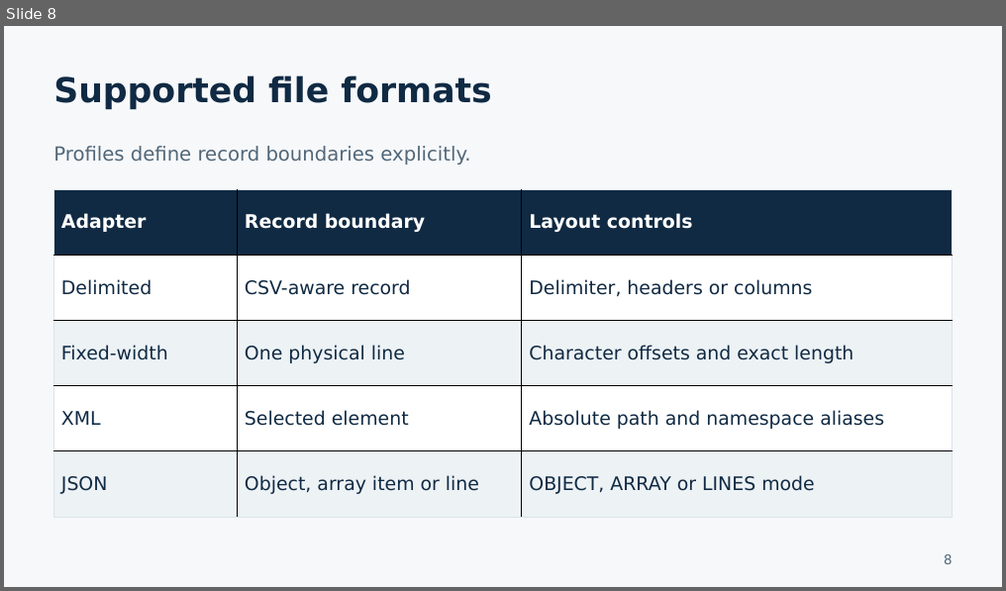
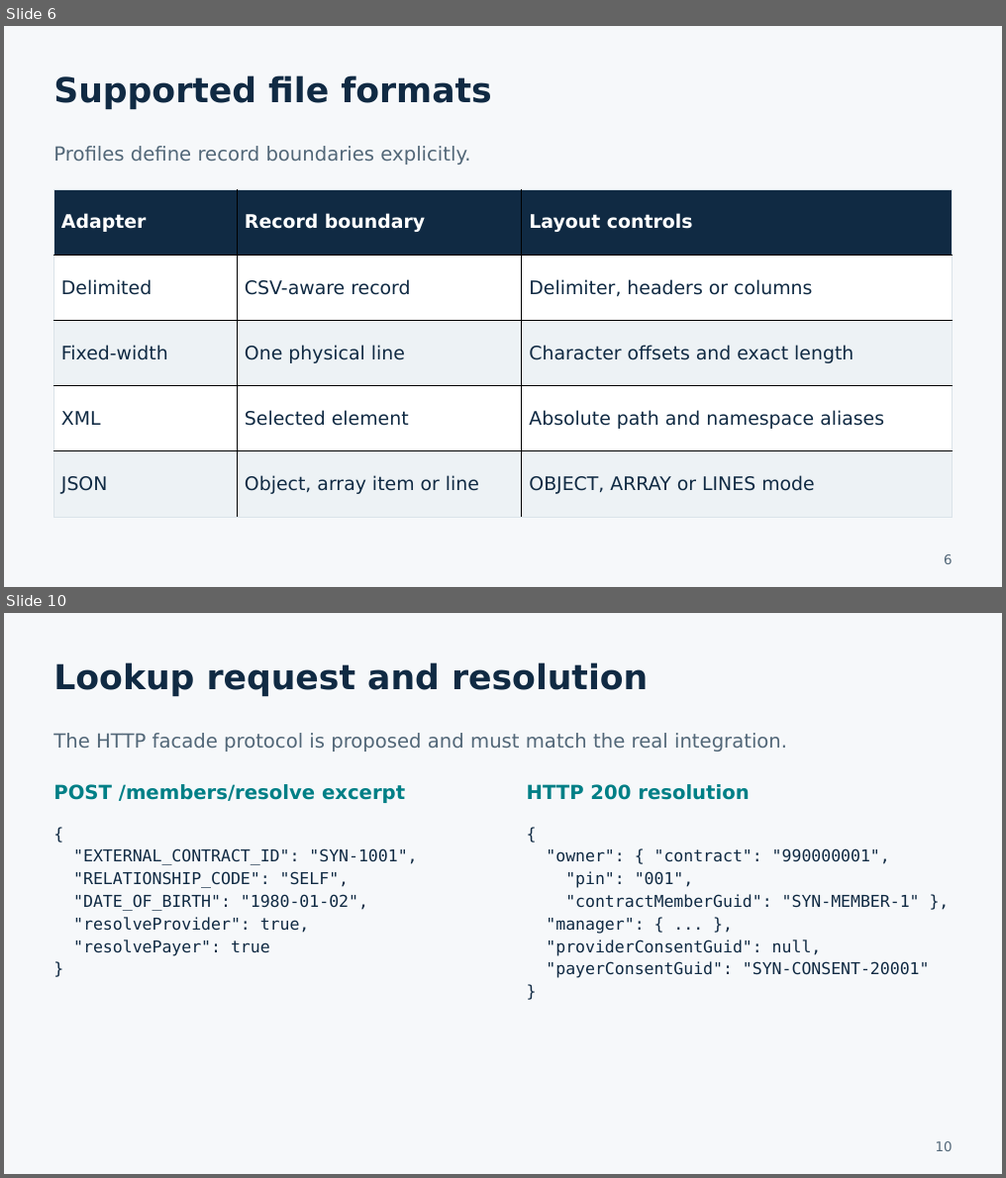
Before and after one commit to jenbrick/fileadapter, a slide deck: docs/presentations/File_Adapter_POC_Developer_Walkthrough.pptx. Shown one above the other, each under a label of ours: slide 8 before the commit, slides 6 and 10 after it; the slides between them are not shown. The pictures are 1006x591 and 1006x1178 pixels, drawn with LibreOffice and Linux fonts; fonts in the diff are those of the drawing. Boxes give left, top, right and bottom in pixels: in the first picture for what was removed or moved away, otherwise in the second. Text is boxed around its words. In the diff, an @@ line names an element or a change of style, - is before the commit and + after.

Commit message:
Add CMS consent enrichment and target-specific upserts
Support zero, one or two independently tracked consent requests per member row. Resolve owner, manager and existing consent GUIDs through an integration port, freeze member plans for recovery, and label previews with request origins.

Include nine synthetic input layouts, expected provider and payer bodies, a local HTTP mock, updated architecture and field documentation, and the 31-slide developer walkthrough.

Validation: 99 tests pass; packaged previews verified for all nine layouts; packaged HTTP enrichment and partial-success resume verified against the local mock.

```diff
--- a/docs/presentations/File_Adapter_POC_Developer_Walkthrough.pptx
+++ b/docs/presentations/File_Adapter_POC_Developer_Walkthrough.pptx
@@ slide 10 added at (4, 613, 1002, 1174), background #F6F8FA @@
@@ text added at (54, 663, 648, 696), 33 pt, text #102A43, bold @@
+Lookup request and resolution
@@ text added at (54, 733, 787, 752), 18.8 pt, text #526778 @@
+The HTTP facade protocol is proposed and must match the real integration.
@@ text added at (54, 784, 405, 803), 18.8 pt, text #007F86, bold @@
+POST /members/resolve excerpt
@@ text added at (527, 784, 748, 800), 18.8 pt, text #007F86, bold @@
+HTTP 200 resolution
@@ text added at (73, 849, 417, 957), 15.8 pt, text #102A43 @@
+{
+"EXTERNAL_CONTRACT_ID": "SYN-1001",
+"RELATIONSHIP_CODE": "SELF",
+"DATE_OF_BIRTH": "1980-01-02",
+"resolveProvider": true,
+"resolvePayer": true
+}
@@ text added at (546, 849, 930, 978), 15.8 pt, text #102A43 @@
+{
+"owner": { "contract": "990000001",
+"pin": "001",
+"contractMemberGuid": "SYN-MEMBER-1" },
+"manager": { ... },
+"providerConsentGuid": null,
+"payerConsentGuid": "SYN-CONSENT-20001"
+}
@@ text added at (936, 1142, 952, 1152), 12.8 pt, text #526778 @@
+10
@@ what was slide 8 is now slide 6 @@
```
Also in this commit, not shown: 11 other slides changed, 18 other slides added, 14 slides removed, 40 other files.
